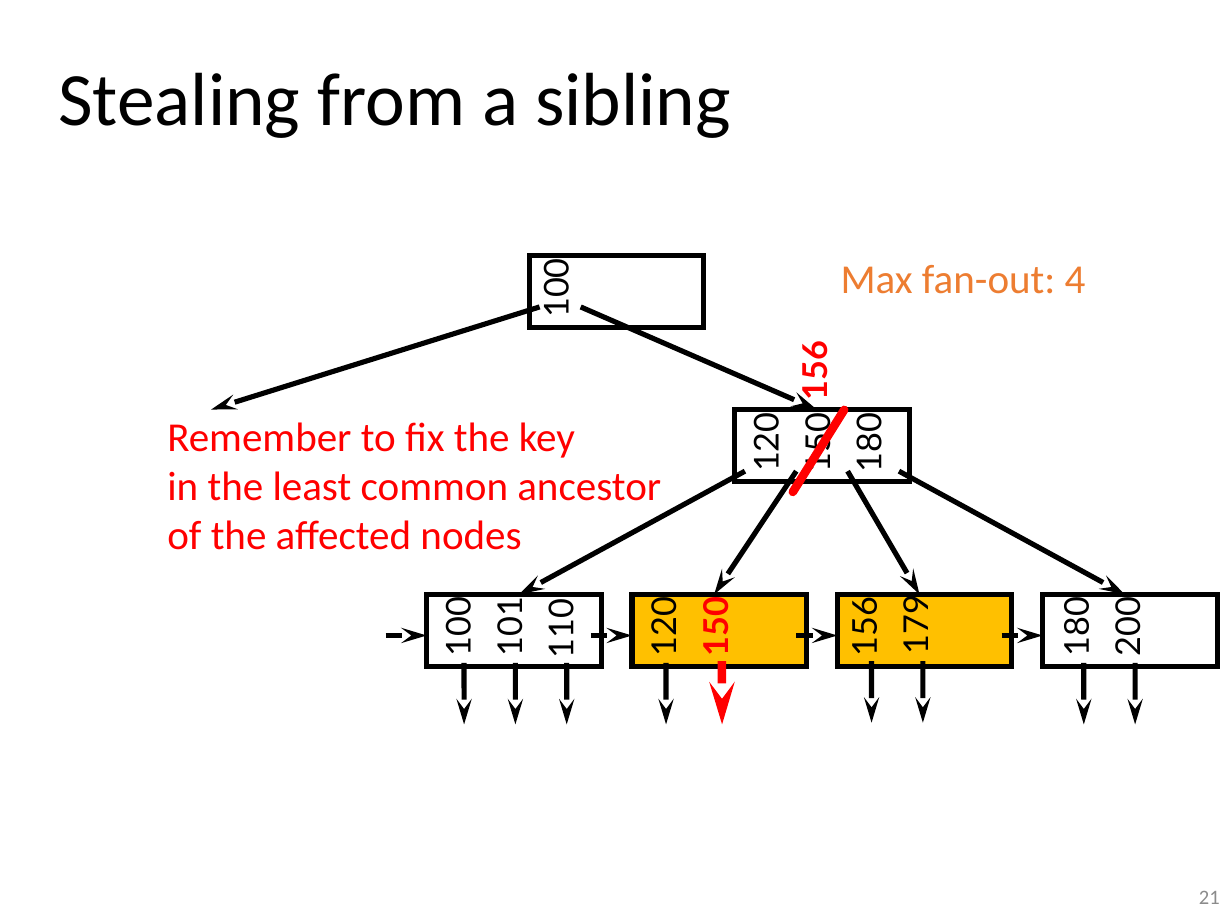
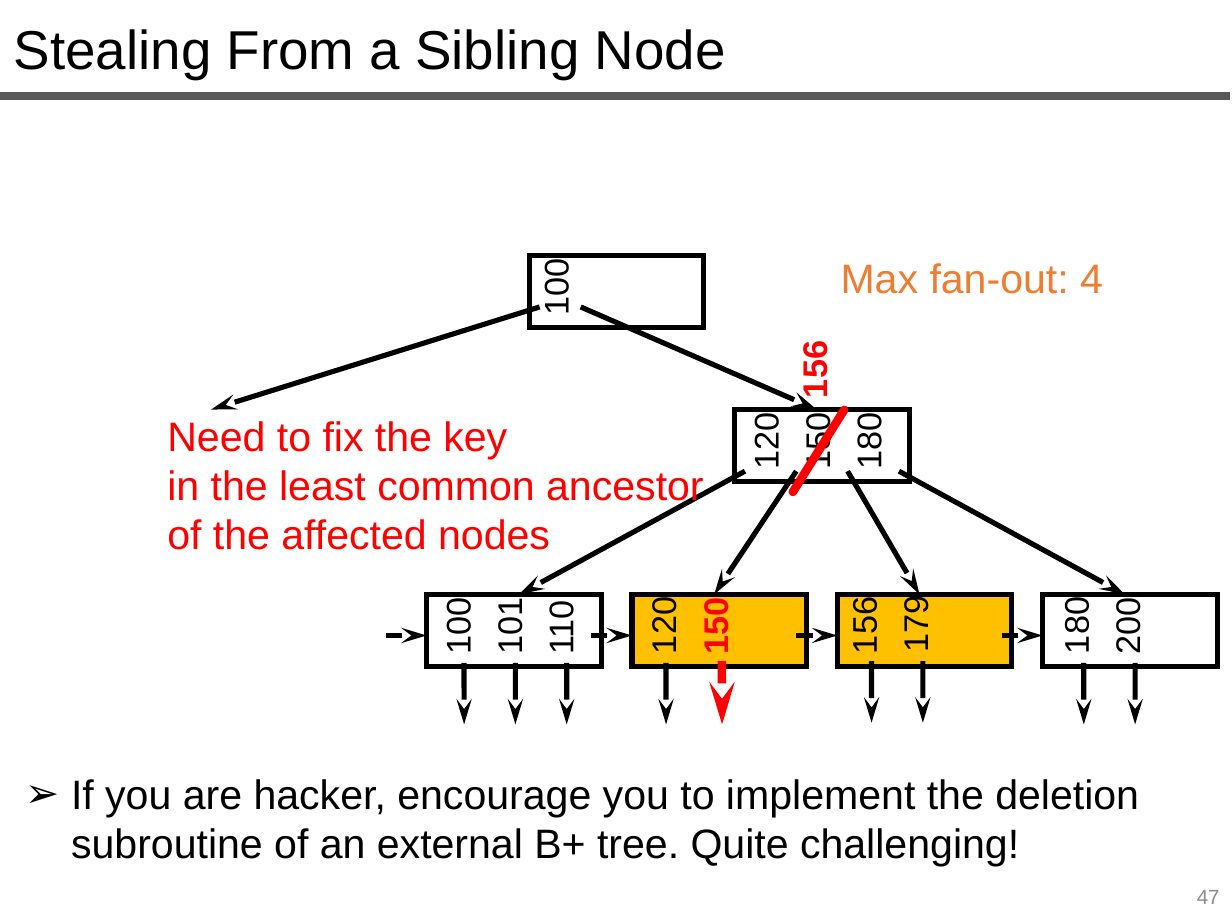
Before and after one commit to queryproc/slides, a slide deck: slide 47 of 12-index-slides.pptx (slide 21 before the commit). Drawn at 1232x924 pixels with LibreOffice and Linux fonts; fonts in the diff are those of the drawing. Boxes give left, top, right and bottom in pixels: in the first picture for what was removed or moved away, otherwise in the second. Text is boxed around its words. In the diff, an @@ line names an element or a change of style, - is before the commit and + after.

```diff
--- a/12-index-slides.pptx
+++ b/12-index-slides.pptx
@@ text "Stealing From a Sibling Node" at [14,29,726,79]: vertical alignment middle to top @@
@@ text at [14,29,726,79]: text changed; size 44 to 32 pt; font Calibri to Arial @@
-Stealing from a sibling
+Stealing From a Sibling Node
@@ line added from (0, 96) to (1231, 96), #595959 4.5 pt @@
@@ text "Max fan-out: 4" at [841,263,1103,294]: font Calibri to Arial @@
@@ text at [167,421,704,550]: text changed; font Calibri to Arial @@
-Remember to fix the key
-in the least common ancestor
-of the affected nodes
+Need to fix the key
+in the least common ancestor
+of the affected nodes
@@ font Lato to Arial in 14 elements at [538,263,576,313], [748,417,786,467], [799,418,837,469], [850,418,888,467], [440,602,478,652], [491,602,529,652], [645,602,683,652], [697,602,735,652], [846,602,884,652], [1058,602,1096,652], [1109,602,1147,653], [796,346,834,397], [897,600,935,650], [542,605,580,652] @@
@@ text added at [71,779,1139,866], 24 pt, text #000000 @@
+➢ If you are hacker, encourage you to implement the deletion subroutine of an external B+ tree. Quite challenging!
@@ page number at [1197,890,1220,904]: text changed; font Calibri to Arial @@
-21
+47
```
Also in this commit, not shown: 15 other slides changed, 45 slides added, 20 slides removed, 1 other file.
